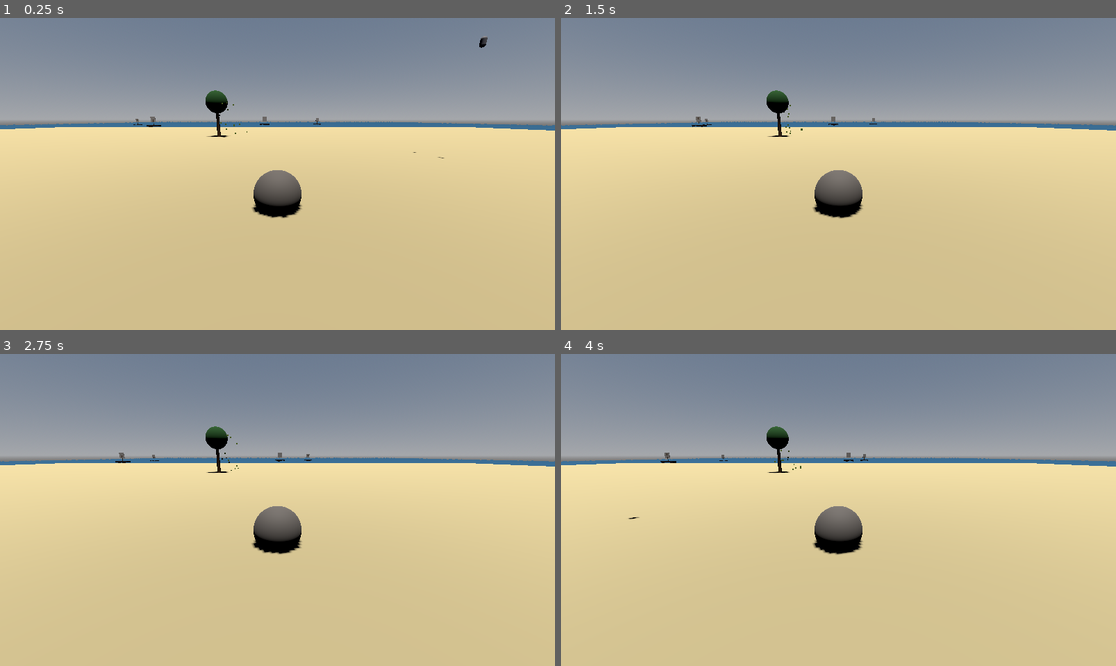
Above: before the commit, frames 1-4 (two rows, left to right).
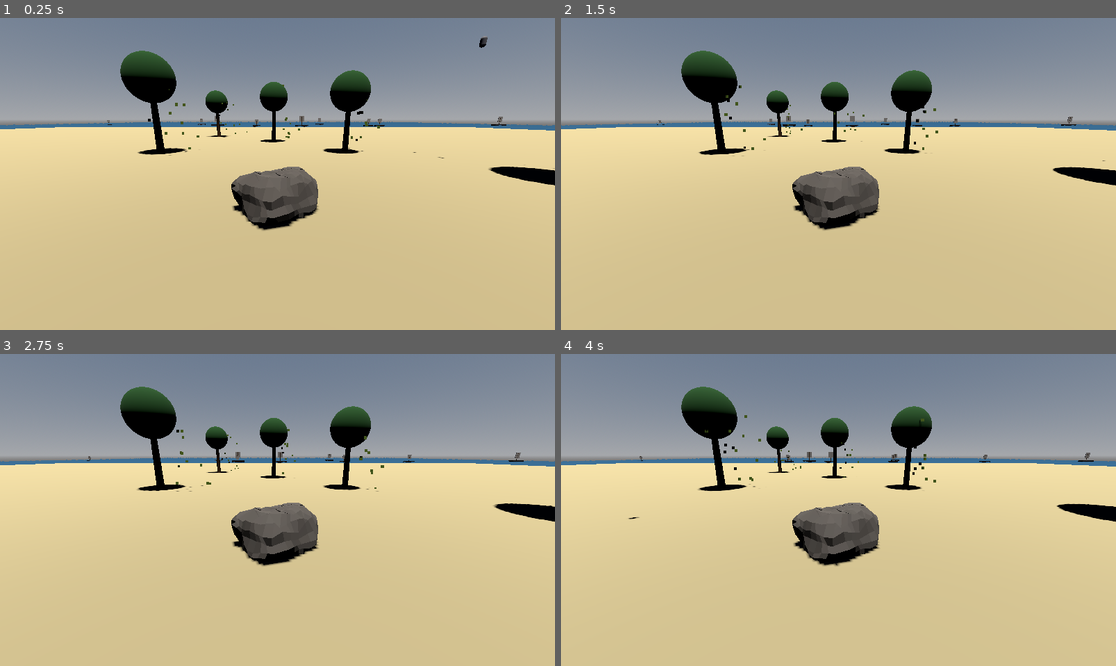
Above: after the commit, the same moments.

Repository: olszewskv/rock-on-beach
Game: Godot game, scene res://world.tscn
Same seed, same stepped clock (60 frames per second), same inputs: the game is played once before the commit and once after it.
Inputs:
- Up to frame 1 (0.25 s): no input
- Up to frame 2 (1.5 s): no input
- Up to frame 3 (2.75 s): no input
- Up to frame 4 (4 s): no input

The runs differ from the first frame. In frame 1, 5.5% of the frame differs, in the area x 19-100%, y 10-69%; in frame 2, 5.5%; in frame 3, 5.5%; in frame 4, 5.5%, in the area x 14-100%, y 10-69%.

Commit message:
added a model of a stone made in blender

Diff:
--- /dev/null
+++ b/new-game-project/rock.tscn
@@ -0,0 +1,5 @@
+[gd_scene format=3 uid="uid://6mo7lrqbphwj"]
+
+[ext_resource type="PackedScene" uid="uid://di2edbegx30ek" path="res://rock.glb" id="1_o0qsl"]
+
+[node name="rock" unique_id=1149082828 instance=ExtResource("1_o0qsl")]
--- a/new-game-project/world.gd
+++ b/new-game-project/world.gd
@@ -1,8 +1,8 @@
 extends Node3D
 
 @export var bird_count: int = 6
-@export var tree_count: int = 5
-@export var ship_count: int = 4
+@export var tree_count: int = 15
+@export var ship_count: int = 9
 
 var bird_scene = preload("res://bird.tscn")
 var tree_scene = preload("res://tree.tscn")
--- a/new-game-project/world.tscn
+++ b/new-game-project/world.tscn
@@ -3,6 +3,7 @@
 [ext_resource type="Script" uid="uid://c5nekpnap6axu" path="res://world.gd" id="1_fj7yv"]
 [ext_resource type="Shader" uid="uid://b14e17eovppwr" path="res://world.gdshader" id="2_fj7yv"]
 [ext_resource type="Script" uid="uid://cwljhan84q1kn" path="res://directional_light_3d.gd" id="2_tlwt5"]
+[ext_resource type="PackedScene" uid="uid://di2edbegx30ek" path="res://rock.glb" id="4_aqk2v"]
 
 [sub_resource type="ProceduralSkyMaterial" id="ProceduralSkyMaterial_gv5m4"]
 
@@ -25,12 +26,6 @@
 
 [sub_resource type="BoxShape3D" id="BoxShape3D_aqk2v"]
 size = Vector3(100, 0.1, 100)
-
-[sub_resource type="SphereMesh" id="SphereMesh_036b0"]
-
-[sub_resource type="StandardMaterial3D" id="StandardMaterial3D_f3sb7"]
-albedo_color = Color(0.43137255, 0.4117647, 0.39215687, 1)
-roughness = 0.8
 
 [sub_resource type="PlaneMesh" id="PlaneMesh_aqk2v"]
 size = Vector2(200, 200)
@@ -67,11 +62,6 @@
 [node name="CollisionShape3D" type="CollisionShape3D" parent="Terrain/StaticBody3D" unique_id=841040069]
 shape = SubResource("BoxShape3D_aqk2v")
 
-[node name="Rock" type="MeshInstance3D" parent="." unique_id=652514873]
-transform = Transform3D(1, 0, 0, 0, 1, 0, 0, 0, 1, 0, 0.5, 0)
-mesh = SubResource("SphereMesh_036b0")
-surface_material_override/0 = SubResource("StandardMaterial3D_f3sb7")
-
 [node name="Camera3D" type="Camera3D" parent="." unique_id=1175985114]
 transform = Transform3D(1, 0, 0, 0, 0.9659258, 0.25881904, 0, -0.25881904, 0.9659258, 0, 2, 4)
 
@@ -79,3 +69,6 @@
 transform = Transform3D(1, 0, 0, 0, 1, 0, 0, 0, 1, 0, -0.3, -80)
 mesh = SubResource("PlaneMesh_aqk2v")
 surface_material_override/0 = SubResource("ShaderMaterial_036b0")
+
+[node name="Rock" parent="." unique_id=1149082828 instance=ExtResource("4_aqk2v")]
+transform = Transform3D(1, 0, 0, 0, 1, 0, 0, 0, 1, 0, 0.6, 0)
Binary file added: new-game-project/rock.glb
Not shown, added: new-game-project/rock.glb.import
